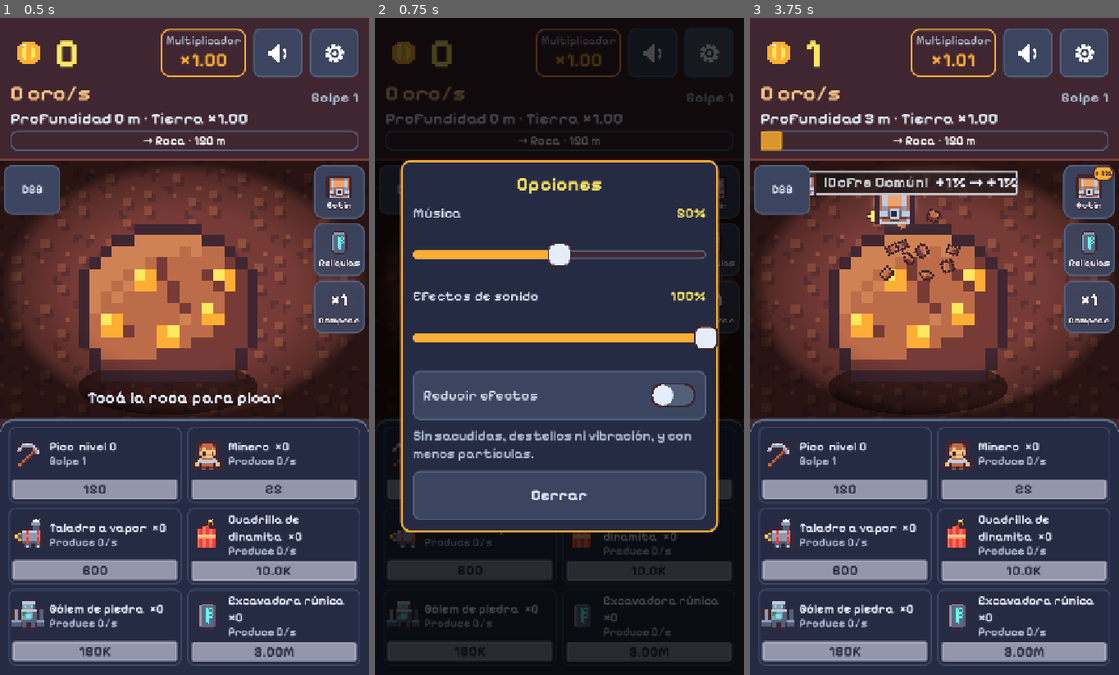
Above: before the commit, frames 1-3 (left to right).
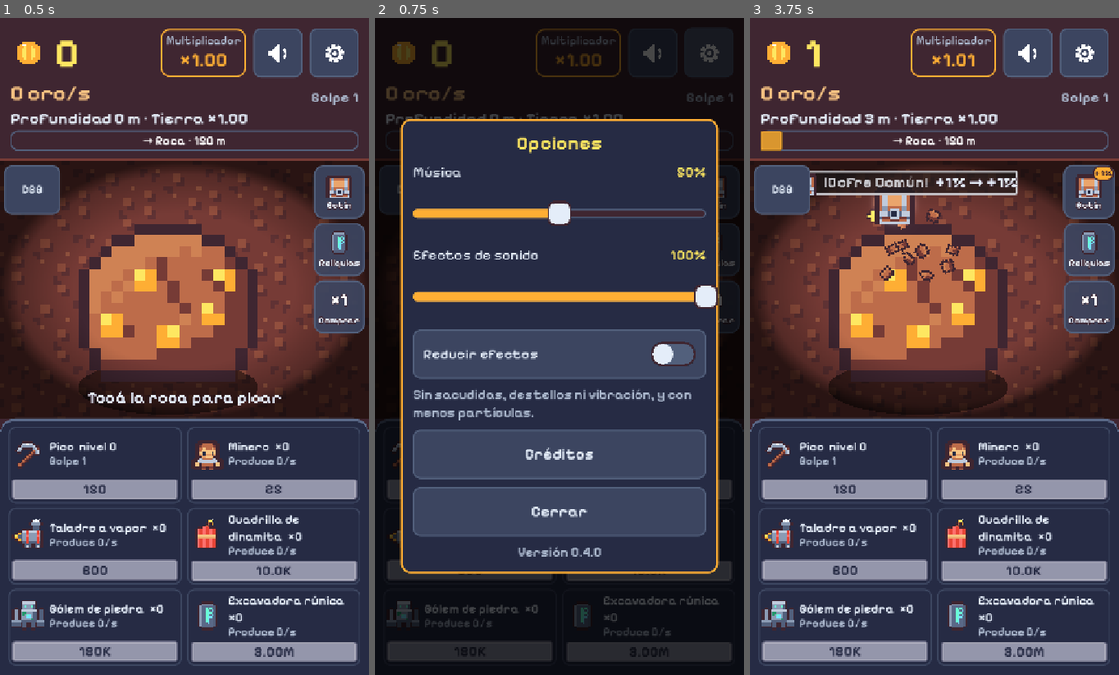
Above: after the commit, the same moments.

Repository: AgusCarretto/pozo-profundo
Game: Godot game, scene res://game/main.tscn
The game is run twice, just before and just after one commit, with the same random seed, the same clock (stepped at 60 frames per second) and the same inputs.
Inputs (mouse positions are in pixels of both pictures, inside the frame that each line leads up to):
- Up to frame 1 (0.5 s): no input
- Up to frame 2 (0.75 s): click (710, 50) at 0.5 s
- Up to frame 3 (3.75 s): click (1089, 188) at 1.25 s; click (1089, 247) at 2 s; click "Cerrar" at 2.75 s; click (919, 300) at 3.5 s

Frame 1 is identical in both runs. In frame 2, 32% of the frame differs, in the area x 6-94%, y 15-85%; in frame 3, nothing differs.

Commit message:
Opciones: versión, pantalla completa, Opinar y Créditos
Co-Authored-By: Claude Sonnet 5.5 <noreply@anthropic.com>

Diff:
--- /dev/null
+++ b/core/web_platform.gd
@@ -0,0 +1,29 @@
+extends RefCounted
+## Lo que depende de dónde corre el juego: pantalla completa y abrir links.
+##
+## Código reutilizable entre juegos: no debe depender de nada de res://game/.
+## La interfaz recibe un objeto de estos y los tests le pasan uno de mentira.
+
+
+## Solo en la web y si el navegador la permite (Safari en iPhone normalmente no, y un iframe sin permiso tampoco).
+## En Android nativo el juego ya ocupa toda la pantalla.
+func can_fullscreen() -> bool:
+	if not OS.has_feature("web"):
+		return false
+	var supported: Variant = JavaScriptBridge.eval("!!(document.fullscreenEnabled || document.webkitFullscreenEnabled)", true)
+	return supported is bool and supported
+
+
+func is_fullscreen() -> bool:
+	var mode: DisplayServer.WindowMode = DisplayServer.window_get_mode()
+	return mode == DisplayServer.WINDOW_MODE_FULLSCREEN or mode == DisplayServer.WINDOW_MODE_EXCLUSIVE_FULLSCREEN
+
+
+## El navegador solo lo acepta poco después de un toque: llamarlo desde un botón.
+func set_fullscreen(on: bool) -> void:
+	DisplayServer.window_set_mode(DisplayServer.WINDOW_MODE_FULLSCREEN if on else DisplayServer.WINDOW_MODE_WINDOWED)
+
+
+## En la web abre otra pestaña (también hay que llamarlo desde un botón).
+func open_url(url: String) -> void:
+	OS.shell_open(url)
--- /dev/null
+++ b/game/credits_panel.gd
@@ -0,0 +1,104 @@
+extends Control
+## Créditos y licencias, encima de Opciones. Se arma por código y empieza cerrado.
+##
+## Las licencias de Godot (MIT) y de Pixelify Sans (OFL) piden acompañar lo que se distribuye. El detalle completo
+## de cada asset está en CREDITS.md; un asset nuevo que pida crédito se suma también acá.
+
+const FONT_LICENSE_PATH: String = "res://assets/fonts/OFL.txt"
+## Margen del cartel con el borde de la pantalla y alto del botón (px de diseño).
+const SCREEN_MARGIN: int = 40
+const TOUCH_HEIGHT: float = 96.0
+
+const ASSET_CREDITS: String = """Arte, interfaz y efectos de sonido
+Kenney (kenney.nl): Tiny Dungeon, UI Pack, Game Icons, Particle Pack, Impact Sounds, Interface Sounds y RPG Audio. CC0.
+
+Música (CC0)
+The Cynic Project / pixelsphere.org: Town Theme RPG y Crystal Cave.
+Juhani Junkala (SubspaceAudio): Retro Game Music Pack.
+Ville Nousiainen (soundcloud.com/mutkanto): Fast fight / battle music."""
+
+const ENGINE_PARTS: String = """Portions of this software are copyright © 2026 The FreeType Project (www.freetype.org). All rights reserved.
+ENet: Copyright (c) 2002-2024 Lee Salzman (MIT).
+Mbed TLS: Copyright The Mbed TLS Contributors (Apache 2.0)."""
+
+var close_button: Button
+
+var _scroll: ScrollContainer
+
+
+func _init() -> void:
+	name = "CreditsPanel"
+	visible = false
+	mouse_filter = Control.MOUSE_FILTER_STOP
+	set_anchors_and_offsets_preset(Control.PRESET_FULL_RECT)
+
+	var dim: ColorRect = ColorRect.new()
+	dim.color = Color(0.0, 0.0, 0.0, 0.85)
+	dim.mouse_filter = Control.MOUSE_FILTER_IGNORE
+	dim.set_anchors_and_offsets_preset(Control.PRESET_FULL_RECT)
+	add_child(dim)
+
+	var margin: MarginContainer = MarginContainer.new()
+	margin.set_anchors_and_offsets_preset(Control.PRESET_FULL_RECT)
+	for side: String in ["margin_left", "margin_top", "margin_right", "margin_bottom"]:
+		margin.add_theme_constant_override(side, SCREEN_MARGIN)
+	add_child(margin)
+
+	var panel: PanelContainer = PanelContainer.new()
+	panel.theme_type_variation = &"ModalPanel"
+	margin.add_child(panel)
+
+	var box: VBoxContainer = VBoxContainer.new()
+	box.add_theme_constant_override("separation", 16)
+	panel.add_child(box)
+
+	var title: Label = Label.new()
+	title.theme_type_variation = &"TitleLabel"
+	title.text = "Créditos"
+	title.horizontal_alignment = HORIZONTAL_ALIGNMENT_CENTER
+	box.add_child(title)
+
+	_scroll = ScrollContainer.new()
+	_scroll.size_flags_vertical = Control.SIZE_EXPAND_FILL
+	_scroll.horizontal_scroll_mode = ScrollContainer.SCROLL_MODE_DISABLED
+	box.add_child(_scroll)
+
+	var text_box: VBoxContainer = VBoxContainer.new()
+	text_box.size_flags_horizontal = Control.SIZE_EXPAND_FILL
+	text_box.add_theme_constant_override("separation", 24)
+	_scroll.add_child(text_box)
+	_add_text(text_box, ASSET_CREDITS)
+	_add_text(text_box, "Fuente: Pixelify Sans\n" + FileAccess.get_file_as_string(FONT_LICENSE_PATH).strip_edges())
+	_add_text(text_box, "Motor: Godot Engine (godotengine.org)\n" + Engine.get_license_text().strip_edges())
+	_add_text(text_box, ENGINE_PARTS)
+
+	close_button = Button.new()
+	close_button.theme_type_variation = &"ButtonNeutral"
+	close_button.text = "Cerrar"
+	close_button.custom_minimum_size = Vector2(0, TOUCH_HEIGHT)
+	close_button.focus_mode = Control.FOCUS_NONE
+	close_button.pressed.connect(close)
+	box.add_child(close_button)
+
+
+func open() -> void:
+	if visible:
+		return
+	Audio.play_sfx("open")
+	_scroll.scroll_vertical = 0
+	visible = true
+
+
+func close() -> void:
+	if not visible:
+		return
+	Audio.play_sfx("close")
+	visible = false
+
+
+func _add_text(box: VBoxContainer, text: String) -> void:
+	var label: Label = Label.new()
+	label.theme_type_variation = &"MutedLabel"
+	label.text = text
+	label.autowrap_mode = TextServer.AUTOWRAP_WORD_SMART
+	box.add_child(label)
--- a/game/options_panel.gd
+++ b/game/options_panel.gd
@@ -1,5 +1,6 @@
 extends Control
-## Panel de Opciones: volumen de música y de SFX, y "reducir efectos". Lo abre el engranaje del HUD.
+## Panel de Opciones: volumen de música y de SFX, "reducir efectos", pantalla completa (si el navegador la
+## permite), "Opinar" (si data/online.json trae el link), Créditos y la versión. Lo abre el engranaje del HUD.
 ##
 ## Se arma por código (como el cartel modal) y empieza cerrado. Lee y escribe el autoload Settings, que lo
 ## guarda; no guarda nada propio. Mientras está abierto oscurece la pantalla y traga los toques. Va entre
@@ -10,6 +11,10 @@
 signal opened
 signal closed
 
+const CreditsPanel := preload("res://game/credits_panel.gd")
+const OnlineConfig := preload("res://core/online_config.gd")
+const WebPlatform := preload("res://core/web_platform.gd")
+
 const PANEL_WIDTH: float = 620.0
 ## Alto de todo lo que se toca (96 px de diseño = 48 px en un celular de 360 px de ancho).
 const TOUCH_HEIGHT: float = 96.0
@@ -18,6 +23,15 @@
 var sfx_slider: HSlider
 var reduce_check: CheckButton
 var close_button: Button
+var fullscreen_button: Button
+var feedback_button: Button
+var credits_button: Button
+var version_label: Label
+var credits_panel: CreditsPanel
+## Pantalla completa y links; los tests lo reemplazan antes de abrir.
+var platform: WebPlatform = WebPlatform.new()
+## Lo que abre "Opinar" ("" = no hay botón).
+var feedback_url: String = ""
 
 var _music_value: Label
 var _sfx_value: Label
@@ -76,13 +90,29 @@
 	hint.autowrap_mode = TextServer.AUTOWRAP_WORD_SMART
 	box.add_child(hint)
 
-	close_button = Button.new()
-	close_button.theme_type_variation = &"ButtonNeutral"
-	close_button.text = "Cerrar"
-	close_button.custom_minimum_size = Vector2(0, TOUCH_HEIGHT)
-	close_button.focus_mode = Control.FOCUS_NONE
+	fullscreen_button = _button(box, "Pantalla completa")
+	fullscreen_button.pressed.connect(_on_fullscreen_pressed)
+	var extras: HBoxContainer = HBoxContainer.new()
+	extras.add_theme_constant_override("separation", 16)
+	box.add_child(extras)
+	feedback_button = _button(extras, "Opinar")
+	feedback_button.pressed.connect(func() -> void: platform.open_url(feedback_url))
+	credits_button = _button(extras, "Créditos")
+
+	close_button = _button(box, "Cerrar")
 	close_button.pressed.connect(close)
-	box.add_child(close_button)
+
+	version_label = Label.new()
+	version_label.theme_type_variation = &"MutedLabel"
+	version_label.text = "Versión %s" % ProjectSettings.get_setting("application/config/version", "")
+	version_label.horizontal_alignment = HORIZONTAL_ALIGNMENT_CENTER
+	box.add_child(version_label)
+
+	# Último: se dibuja encima de las Opciones y al cerrarlo se vuelve a ellas.
+	credits_panel = CreditsPanel.new()
+	add_child(credits_panel)
+	credits_button.pressed.connect(credits_panel.open)
+	feedback_url = OnlineConfig.load_file()["feedback_url"]
 
 
 ## Abre el panel mostrando lo que hay ahora en Settings.
@@ -98,13 +128,44 @@
 func close() -> void:
 	if not visible:
 		return
+	credits_panel.visible = false
 	Audio.play_sfx("close")
 	visible = false
 	closed.emit()
 
 
+## La pantalla completa también se cambia por fuera (el gesto de atrás del celular): el texto la sigue.
+func _process(_delta: float) -> void:
+	if visible:
+		_show_fullscreen_state()
+
+
+func _on_fullscreen_pressed() -> void:
+	platform.set_fullscreen(not platform.is_fullscreen())
+	Audio.play_sfx("toggle")
+
+
+func _show_fullscreen_state() -> void:
+	if fullscreen_button.visible:
+		fullscreen_button.text = "Salir de pantalla completa" if platform.is_fullscreen() else "Pantalla completa"
+
+
+func _button(parent: Container, text: String) -> Button:
+	var button: Button = Button.new()
+	button.theme_type_variation = &"ButtonNeutral"
+	button.text = text
+	button.custom_minimum_size = Vector2(0, TOUCH_HEIGHT)
+	button.size_flags_horizontal = Control.SIZE_EXPAND_FILL
+	button.focus_mode = Control.FOCUS_NONE
+	parent.add_child(button)
+	return button
+
+
 ## Pone los controles como está Settings, sin disparar sus señales (no se vuelve a escribir lo mismo).
 func _sync() -> void:
+	fullscreen_button.visible = platform.can_fullscreen()
+	feedback_button.visible = feedback_url != ""
+	_show_fullscreen_state()
 	music_slider.set_value_no_signal(Settings.music_volume)
 	sfx_slider.set_value_no_signal(Settings.sfx_volume)
 	reduce_check.set_pressed_no_signal(Settings.reduce_effects)
--- a/tests/options_test.gd
+++ b/tests/options_test.gd
@@ -6,10 +6,31 @@
 ## reales; al final deja Settings como estaba.
 
 const MAIN_SCENE: String = "res://game/main.tscn"
+const WebPlatform := preload("res://core/web_platform.gd")
 const ICON_DIR: String = "res://assets/ui/game_icons/"
+const LINK: String = "https://ejemplo.com/opinar"
 const TOUCH_MIN: float = 96.0
 const DESIGN_WIDTH: float = 720.0
 const PHONE_SIZES: Array[Vector2] = [Vector2(720, 1280), Vector2(720, 1599)]
+
+## Navegador de mentira: dice si hay pantalla completa y anota lo que se le pide.
+class FakePlatform extends WebPlatform:
+	var supported: bool = true
+	var full: bool = false
+	var opened: Array[String] = []
+
+	func can_fullscreen() -> bool:
+		return supported
+
+	func is_fullscreen() -> bool:
+		return full
+
+	func set_fullscreen(on: bool) -> void:
+		full = on
+
+	func open_url(url: String) -> void:
+		opened.append(url)
+
 
 var _settings: Node
 var _saved_settings: Dictionary = {}
@@ -29,6 +50,8 @@
 	await _test_hud_buttons(packed)
 	await _test_mute_button(packed)
 	await _test_options_panel(packed)
+	await _test_web_options(packed)
+	await _test_credits(packed)
 	await _test_options_layout(packed)
 	_settings.from_dict(_saved_settings)
 	_finish()
@@ -167,15 +190,110 @@
 	await _free(scene)
 
 
+func _open_options(packed: PackedScene, platform: FakePlatform, url: String) -> Control:
+	var scene: Control = await _mount(packed, PHONE_SIZES[0])
+	var panel: Control = scene.get_node("OptionsPanel") as Control
+	panel.set("platform", platform)
+	panel.set("feedback_url", url)
+	(_node(scene, "OptionsButton") as Button).pressed.emit()
+	await process_frame
+	return scene
+
+
+func _test_web_options(packed: PackedScene) -> void:
+	_section("Versión, pantalla completa y Opinar")
+	var platform: FakePlatform = FakePlatform.new()
+	platform.supported = false
+	var scene: Control = await _open_options(packed, platform, "")
+	var panel: Control = scene.get_node("OptionsPanel") as Control
+	var version: Label = panel.get("version_label") as Label
+	var full: Button = panel.get("fullscreen_button") as Button
+	var feedback: Button = panel.get("feedback_button") as Button
+	_check(version != null and full != null and feedback != null, "tiene versión, pantalla completa y Opinar")
+	if version == null or full == null or feedback == null:
+		await _free(scene)
+		return
+	_check_eq(version.text, "Versión 0.4.0", "muestra la versión")
+	_check(version.is_visible_in_tree(), "a la vista")
+	_check(not full.visible, "si el navegador no permite pantalla completa, no hay botón")
+	_check(not feedback.visible, "sin link no hay Opinar")
+	await _free(scene)
+	platform = FakePlatform.new()
+	scene = await _open_options(packed, platform, LINK)
+	panel = scene.get_node("OptionsPanel") as Control
+	full = panel.get("fullscreen_button") as Button
+	feedback = panel.get("feedback_button") as Button
+	_check(full.visible and full.text == "Pantalla completa", "con soporte: 'Pantalla completa'")
+	full.pressed.emit()
+	await process_frame
+	_check(platform.full, "tocarlo la activa")
+	_check_eq(full.text, "Salir de pantalla completa", "y el botón pasa a salir")
+	full.pressed.emit()
+	await process_frame
+	_check(not platform.full and full.text == "Pantalla completa", "y vuelve")
+	platform.full = true
+	await process_frame
+	_check_eq(full.text, "Salir de pantalla completa", "si cambia por fuera (gesto de atrás, tecla) el texto lo sigue")
+	_check(feedback.visible and feedback.text == "Opinar", "con link aparece Opinar")
+	_check(platform.opened.is_empty(), "no abre nada solo")
+	feedback.pressed.emit()
+	_check_eq(platform.opened, [LINK] as Array[String], "tocarlo abre ese link")
+	await _free(scene)
+
+
+func _test_credits(packed: PackedScene) -> void:
+	_section("Créditos y licencias")
+	var scene: Control = await _open_options(packed, FakePlatform.new(), "")
+	var panel: Control = scene.get_node("OptionsPanel") as Control
+	var button: Button = panel.get("credits_button") as Button
+	var credits: Control = panel.get("credits_panel") as Control
+	_check(button != null and credits != null, "hay un botón de Créditos y su cartel")
+	if button == null or credits == null:
+		await _free(scene)
+		return
+	_check(not credits.visible, "empieza cerrado")
+	button.pressed.emit()
+	await process_frame
+	await process_frame
+	_check(credits.visible, "el botón lo abre")
+	var text: String = ""
+	for node: Node in credits.find_children("*", "Label", true, false):
+		text += (node as Label).text + "
+"
+	for piece: String in ["Godot Engine", "Permission is hereby granted", "SIL OPEN FONT LICENSE", "pixelsphere.org", "mutkanto", "Juhani Junkala", "Kenney", "FreeType"]:
+		_check(text.contains(piece), "menciona %s" % piece)
+	var close: Button = credits.get("close_button") as Button
+	var rect: Rect2 = close.get_global_rect()
+	_check(rect.size.y >= TOUCH_MIN - 0.5 and rect.end.y <= PHONE_SIZES[0].y and rect.position.x >= 0.0 and rect.end.x <= DESIGN_WIDTH + 0.5, "su Cerrar entra en la pantalla (%s)" % str(rect))
+	var scroll: ScrollContainer = credits.find_children("*", "ScrollContainer", true, false)[0] as ScrollContainer
+	_check(scroll.get_v_scroll_bar().max_value > scroll.size.y, "el texto largo se desliza")
+	_check(scroll.get_h_scroll_bar().visible == false, "sin deslizar de costado")
+	close.pressed.emit()
+	await process_frame
+	_check(not credits.visible and panel.visible, "cerrar vuelve a Opciones")
+	button.pressed.emit()
+	(panel.get("close_button") as Button).pressed.emit()
+	(_node(scene, "OptionsButton") as Button).pressed.emit()
+	await process_frame
+	_check(not credits.visible, "al reabrir Opciones no quedan abiertos")
+	await _free(scene)
+
+
 func _test_options_layout(packed: PackedScene) -> void:
 	_section("Opciones en un celular")
 	for phone: Vector2 in PHONE_SIZES:
 		var scene: Control = await _mount(packed, phone)
 		var label: String = "%dx%d" % [int(phone.x), int(phone.y)]
 		var panel: Control = scene.get_node("OptionsPanel") as Control
+		# Con todo lo opcional a la vista: es el caso más alto.
+		panel.set("platform", FakePlatform.new())
+		panel.set("feedback_url", LINK)
 		(_node(scene, "OptionsButton") as Button).pressed.emit()
 		await process_frame
 		await process_frame
+		for shown: String in ["fullscreen_button", "feedback_button", "credits_button"]:
+			var button: Button = panel.get(shown) as Button
+			_check(button != null and button.is_visible_in_tree() and button.get_global_rect().end.y <= phone.y, "[%s] %s se ve entero" % [label, shown])
 		var small: Array[String] = []
 		for node: Node in panel.find_children("*", "Control", true, false):
 			if (node is BaseButton or node is Slider) and (node as Control).is_visible_in_tree():
Not shown, added: core/web_platform.gd.uid
Not shown, added: game/credits_panel.gd.uid
